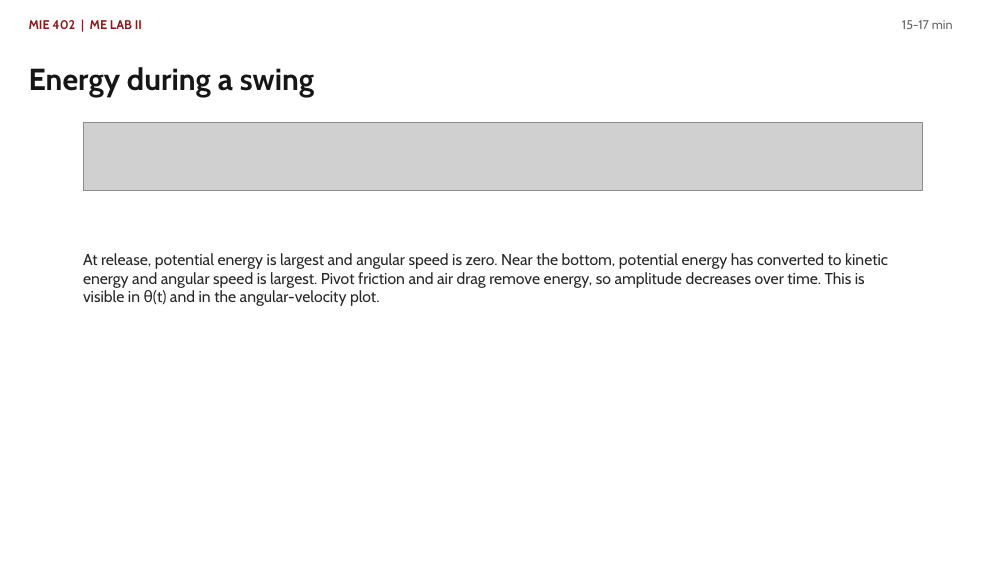
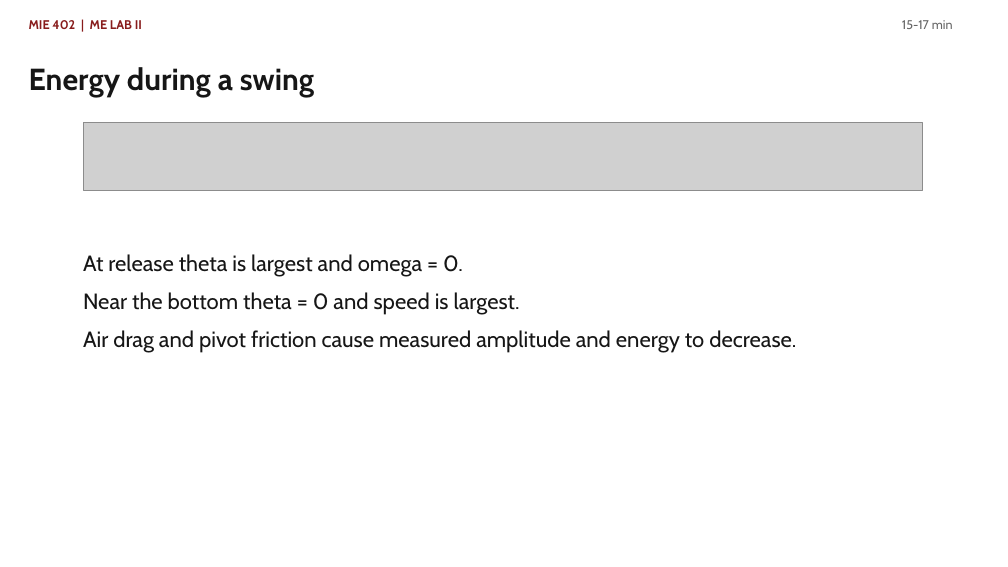
Before and after one commit to Ehsan-Roohi/MIE402-Lab, a slide deck: slide 8 of site/docs/MIE402_Lecture03_Single_Pendulum_PreLab2_Fall2026.pptx. Drawn at 1008x567 pixels with LibreOffice and Linux fonts; fonts in the diff are those of the drawing; grey boxes stand for pictures. Boxes give left, top, right and bottom in pixels: in the first picture for what was removed or moved away, otherwise in the second. Text is boxed around its words. In the diff, an @@ line names an element or a change of style, - is before the commit and + after.

```diff
--- a/site/docs/MIE402_Lecture03_Single_Pendulum_PreLab2_Fall2026.pptx
+++ b/site/docs/MIE402_Lecture03_Single_Pendulum_PreLab2_Fall2026.pptx
@@ text at <box>83,254,796,353</box>: text changed; size 15 to 21 pt; text colour #282828 to #161616 @@
-At release, potential energy is largest and angular speed is zero. Near the bottom, potential energy has converted to kinetic energy and angular speed is largest. Pivot friction and air drag remove energy, so amplitude decreases over time. This is visible in θ(t) and in the angular-velocity plot.
+At release theta is largest and omega = 0.
+Near the bottom theta = 0 and speed is largest.
+Air drag and pivot friction cause measured amplitude and energy to decrease.
```
Also in this commit, not shown: 11 other slides changed, 2 other files.
